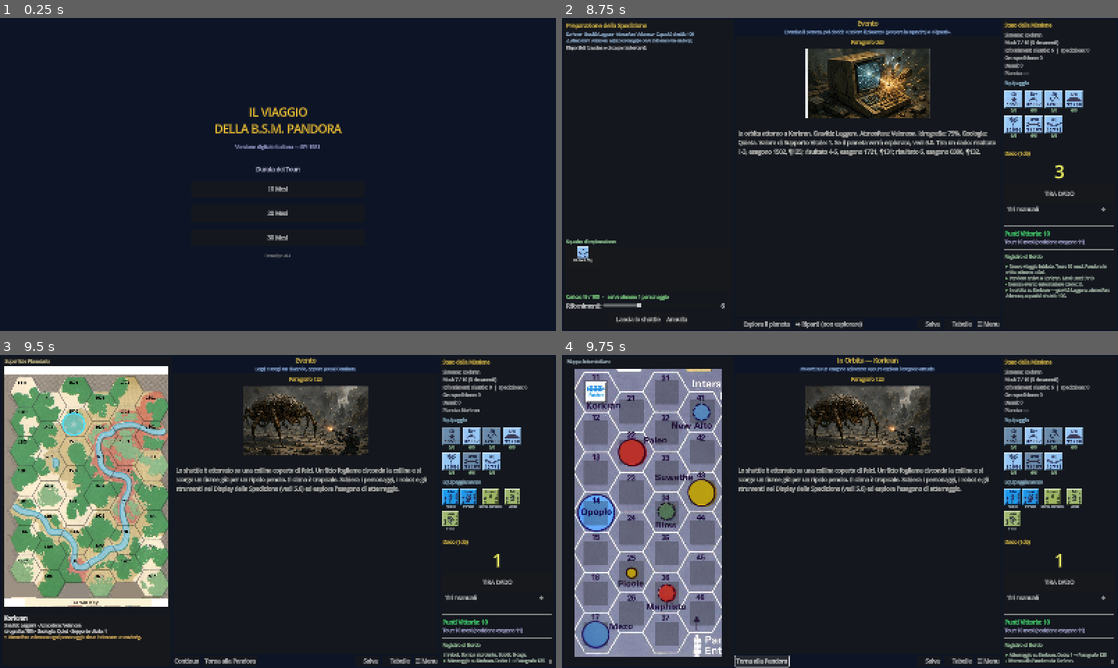
Above: before the commit, frames 1-4 (two rows, left to right).
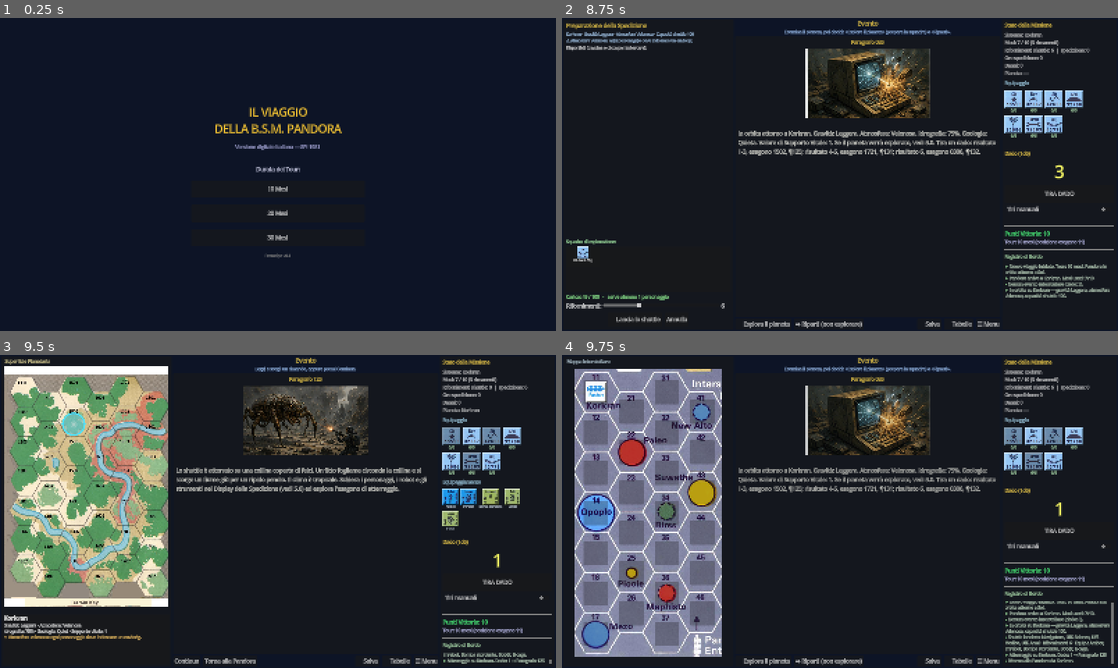
Above: after the commit, the same moments.

Repository: Tannoiser2/voyage-of-BSM-Pandora
Game: Godot game, scene res://scenes/Main.tscn
Two runs of this game, one before a commit and one after it. Both use one fixed random seed, a clock stepped at 60 frames per second and the inputs below.
Inputs (mouse positions are in pixels of both pictures, inside the frame that each line leads up to):
- Up to frame 1 (0.25 s): no input
- Up to frame 2 (8.75 s): click "10 Mesi" at 0.5 s; click (595, 55) at 1.25 s; click "🛬 Esplora il pianeta" at 2 s; click (584, 61) at 2.77 s; click (617, 61) at 3.52 s; click (650, 61) at 4.27 s; click (684, 61) at 5.02 s; click (584, 83) at 5.77 s; click (584, 255) at 6.52 s; click (617, 255) at 7.27 s; click (650, 255) at 8.02 s
- Up to frame 3 (9.5 s): click "🚀 Lancia lo shuttle" at 8.75 s
- Up to frame 4 (9.75 s): click "Torna alla Pandora" at 9.5 s

Frames 1-3 are identical in both runs. In frame 4, 9.0% of the frame differs, in the area x 31-100%, y 0-100%.
Error in both runs: Attempted to free a locked object (calling or emitting). (res://scripts/GameScreen.gd:1223)

Commit message:
Fix: mappa strategica bloccata dopo il rientro da una spedizione
return_to_pandora non azzerava lo stato di superficie: con expedition_pos
diverso da 0, is_orbit_decision() restava falso, quindi in orbita non
compariva «Riparti» e gli esagoni della mappa (fase ORBIT) erano disabilitati
— gioco bloccato.

Ora al rientro si azzera lo stato di spedizione (expedition_pos, landing_hex,
current_environ_id, environ_grid) e si rimostra il paragrafo del pianeta,
così il giocatore può esplorare di nuovo o ripartire (come al primo ingresso
in orbita).

Diff:
--- a/godot/scripts/GameState.gd
+++ b/godot/scripts/GameState.gd
@@ -711,10 +711,25 @@
 		add_log("Ritorno alla Pandora da %s." % current_planet)
 		current_planet = ""
 		current_creature = ""
+		creature_rating = 0
+		# Termina la spedizione: azzera lo stato di superficie, altrimenti
+		# expedition_pos != 0 tiene is_orbit_decision() falso e la mappa
+		# strategica resta bloccata (niente «Riparti», esagoni disabilitati).
+		expedition_pos = 0
+		landing_hex = 0
+		current_environ_id = 0
+		environ_grid = {}
 		set_phase(Phase.ORBIT)
+		environ_changed.emit()
 		# If at Sol, go to game over
 		if current_system == "Sol":
 			_end_tour()
+		else:
+			# Rimostra il pianeta in orbita: il giocatore può esplorare di nuovo
+			# (altra spedizione) oppure ripartire (come al primo ingresso, 5.0).
+			var para := GameData.get_planet_paragraph(current_system, tour_length)
+			if para > 0:
+				show_paragraph(para)
 
 func _end_tour() -> void:
 	add_log("Tour completato! Calcolo Punti Vittoria...")
